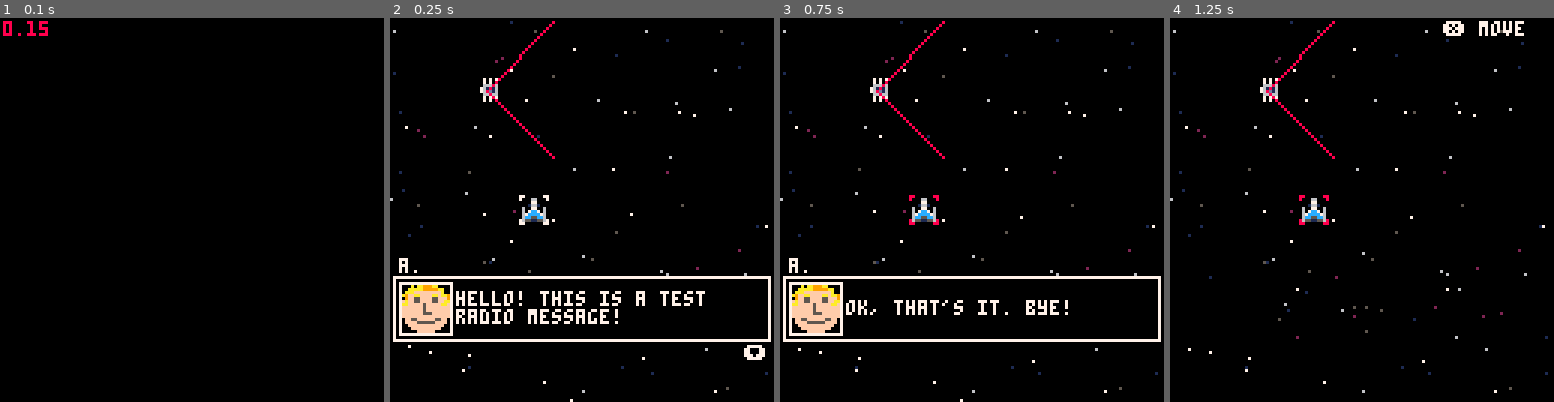
Above: before the commit, frames 1-4 (left to right).
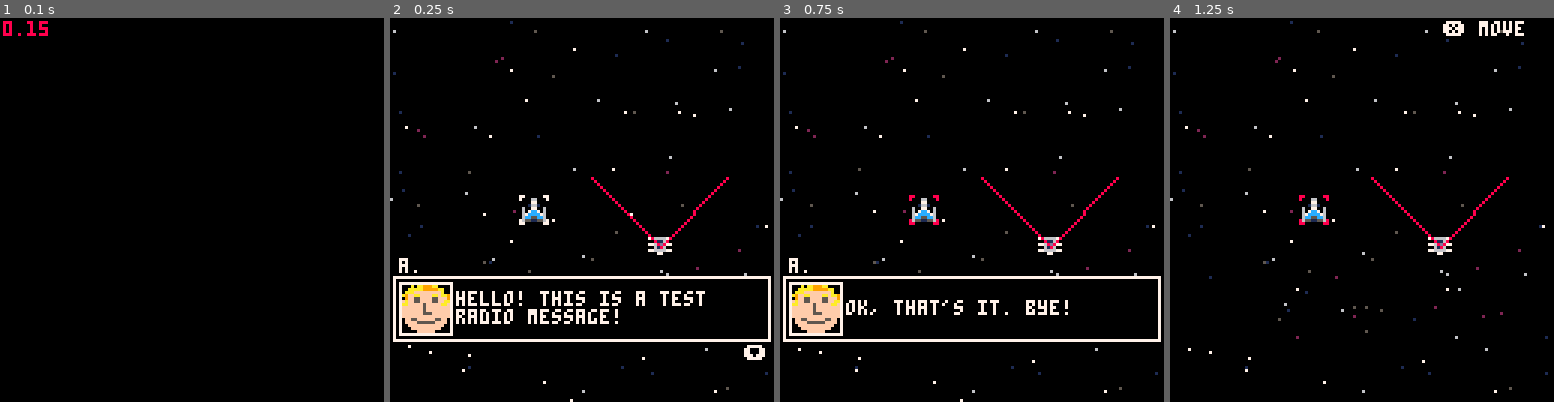
Above: after the commit, the same moments.

Repository: karjona/ondatra
Game: PICO-8 cartridge ondatra.p8
Same seed, same stepped clock (60 frames per second), same inputs: the game is played once before the commit and once after it.
Inputs:
- Up to frame 1 (0.1 s): no input
- Up to frame 2 (0.25 s): no input
- Up to frame 3 (0.75 s): tap X (X key) at 0.33 s; tap O (Z key) at 0.7 s
- Up to frame 4 (1.25 s): tap X (X key) at 1.07 s

Frame 1 is identical in both runs. In frame 2, 0.9% of the frame differs, in the area x 23-89%, y 0-62%; in frame 3, 0.9%; in frame 4, 0.9%.

Commit message:
Add all move types to enemy targeting solutions

Diff:
--- a/src/entities/enemy.lua
+++ b/src/entities/enemy.lua
@@ -1,7 +1,7 @@
 function enemy_move(ship)
   if t() % 2 == 0 then
     local potential_targets = search_player_ship(ship)
-    log("enemy moved")
+    enemy_move_execute(ship, potential_targets)
   end
 end
 
@@ -10,29 +10,39 @@
   ship.has_shot = true
 end
 
+function enemy_move_execute(ship, solutions)
+  if #solutions > 0 then
+    log("solutions found: " .. #solutions)
+    -- pick a random solution
+    local solution = rnd(solutions)
+    if solution.move_type == "straight" then
+      log("solution: " .. solution.move_type .. " " .. solution.speed)
+    else
+      log("solution: " .. solution.move_type .. " " .. solution.speed .. " " .. solution.direction)
+    end
+
+    -- move the ship
+    local move_end = calc_move_end_position(ship, solution.move_type, solution.speed, solution.direction)
+    move_ship(ship, move_end.x, move_end.y, move_end.angle)
+  else
+    log("no solutions found, move at random")
+    -- move the ship at random
+    local move_type = rnd({ "straight", "turn", "bank" })
+    local speed = flr(rnd(ship.max_speed)) + 1
+    local direction = rnd({ "left", "right" })
+    local move_end = calc_move_end_position(ship, move_type, speed, direction)
+    move_ship(ship, move_end.x, move_end.y, move_end.angle)
+  end
+end
+
 function search_player_ship(ship)
   -- get all player ships
   local player_ships = get_player_ships()
-  local potential_targets = {}
+  local solutions = {}
 
-  -- for each player ship, check if it is in range
+  -- for each player ship, check if it can be a possible target
   for i, player_ship in ipairs(player_ships) do
-    -- get distance from enemy ship to player ship
-    log("player ship: " .. player_ship.x .. ", " .. player_ship.y)
-
-    --[[
-      - si esa nave del jugador está a más de el máximo movimiento + el máximo rango de
-      - disparo, esa nave ya no es potencial objetivo
-
-      - si esa nave del jugador está a +- 136º de la nave enemiga, esa nave ya no es
-      - potencial objetivo
-
-      - para todos los demás casos, calcular si alguno de los posibles movimientos que puede
-      - efectuar la nave, la ponen en rango de disparo de la nave del jugador
-    ]]
-
     local distance = get_ships_distance(ship, player_ship)
-    log("distance: " .. distance)
     local max_distance = ship.max_speed * 8 + ship.max_range * 8
     if distance <= max_distance then
       -- theres three types of moves a ship can do:
@@ -40,10 +50,8 @@
       -- each move can have a different speed, based on the ship's max speed
       -- turn and bank can rotate the ship +- 90º or 45º, respectively
       -- for each move combination, check if the player ship would be in range
-      -- if it is, add it to the potential targets
+      -- if it is, add it to the potential solutions
       -- if not, continue to the next move combination
-      -- if none of the move combinations put the player ship in range, continue to the next player ship
-      -- if none of the player ships are in range, return false
 
       -- straight moves
       for i = 1, ship.max_speed do
@@ -52,42 +60,62 @@
         if distance <= ship.max_range * 8 then
           local x1, y1, x2, y2 = calc_range_vertices(move_end.x, move_end.y, ship.max_range, move_end.angle)
           if is_enemy_in_range(player_ship.x, player_ship.y, move_end.x, move_end.y, x1, y1, x2, y2) then
-            log("[!] good solution: moving straight w/ speed " .. i .. " will work")
-            add(potential_targets, player_ship)
-            break
-          else
-            log("[x] moving straight w/ speed " .. i .. " wont work: not in correct angle")
+            add(solutions, { move_type = "straight", speed = i })
           end
-        else
-          log("[x] moving straight w/ speed " .. i .. " wont work: beyond max distance")
+        end
+      end
+
+      -- right turns
+      for i = 1, ship.max_speed do
+        local move_end = calc_move_end_position(ship, "turn", i, "right")
+        local distance = get_ships_distance(move_end, player_ship)
+        if distance <= ship.max_range * 8 then
+          local x1, y1, x2, y2 = calc_range_vertices(move_end.x, move_end.y, ship.max_range, move_end.angle)
+          if is_enemy_in_range(player_ship.x, player_ship.y, move_end.x, move_end.y, x1, y1, x2, y2) then
+            add(solutions, { move_type = "turn", speed = i, direction = "right" })
+          end
+        end
+      end
+
+      -- left turns
+      for i = 1, ship.max_speed do
+        local move_end = calc_move_end_position(ship, "turn", i, "left")
+        local distance = get_ships_distance(move_end, player_ship)
+        if distance <= ship.max_range * 8 then
+          local x1, y1, x2, y2 = calc_range_vertices(move_end.x, move_end.y, ship.max_range, move_end.angle)
+          if is_enemy_in_range(player_ship.x, player_ship.y, move_end.x, move_end.y, x1, y1, x2, y2) then
+            add(solutions, { move_type = "turn", speed = i, direction = "left" })
+          end
+        end
+      end
+
+      -- right banks
+      for i = 1, ship.max_speed do
+        local move_end = calc_move_end_position(ship, "bank", i, "right")
+        local distance = get_ships_distance(move_end, player_ship)
+        if distance <= ship.max_range * 8 then
+          local x1, y1, x2, y2 = calc_range_vertices(move_end.x, move_end.y, ship.max_range, move_end.angle)
+          if is_enemy_in_range(player_ship.x, player_ship.y, move_end.x, move_end.y, x1, y1, x2, y2) then
+            add(solutions, { move_type = "bank", speed = i, direction = "right" })
+          end
+        end
+      end
+
+      -- left banks
+      for i = 1, ship.max_speed do
+        local move_end = calc_move_end_position(ship, "bank", i, "left")
+        local distance = get_ships_distance(move_end, player_ship)
+        if distance <= ship.max_range * 8 then
+          local x1, y1, x2, y2 = calc_range_vertices(move_end.x, move_end.y, ship.max_range, move_end.angle)
+          if is_enemy_in_range(player_ship.x, player_ship.y, move_end.x, move_end.y, x1, y1, x2, y2) then
+            add(solutions, { move_type = "bank", speed = i, direction = "left" })
+          end
         end
       end
     end
 
-    --[[
-    if distance <= 36 then
-      log("player ship in range: " .. distance)
-      -- check if in correct angle
-      local x1, y1, x2, y2 = calc_range_vertices(ship)
-      if is_enemy_in_range(player_ship.x, player_ship.y, ship.x, ship.y, x1, y1, x2, y2) then
-        log("player ship in correct angle")
-      else
-        log("player ship not in correct angle")
-      end
-    elseif distance <= 70 then
-      log("not in range but potentially in range if moving towards it")
-    end
-    --]]
+    return solutions
   end
-
-  log("moving speed 1 straight")
-  local move_end = calc_move_end_position(ship, "straight", 1)
-  move_ship(ship, move_end.x, move_end.y, move_end.angle)
-  log("ship moved to: " .. ship.x .. ", " .. ship.y)
-
-  -- no player ships are in range, return false
-  --log("no player ships in range")
-  return potential_targets
 end
 
 function get_player_ships()
--- a/src/entities/ship.lua
+++ b/src/entities/ship.lua
@@ -16,10 +16,10 @@
   end
 
   if model == "creature" then
-    x = 32
-    y = 24
+    x = 90
+    y = 76
     initiative = 20
-    angle = 90
+    angle = 0
   end
 
   local myship = {
--- a/src/utilities/moves.lua
+++ b/src/utilities/moves.lua
@@ -24,6 +24,18 @@
 
   if move_type == "straight" then
     return { x = ship.x + x_offset * speed, y = ship.y - speed * y_offset, angle = ship.angle }
+  elseif move_type == "turn" then
+    if direction == "right" then
+      return { x = ship.x + x_offset * speed, y = ship.y - speed * y_offset, angle = ship.angle + 90 }
+    else
+      return { x = ship.x + x_offset * speed, y = ship.y - speed * y_offset, angle = ship.angle - 90 }
+    end
+  elseif move_type == "bank" then
+    if direction == "right" then
+      return { x = ship.x + x_offset * speed, y = ship.y - speed * y_offset, angle = ship.angle + 45 }
+    else
+      return { x = ship.x + x_offset * speed, y = ship.y - speed * y_offset, angle = ship.angle - 45 }
+    end
   end
 end
 
